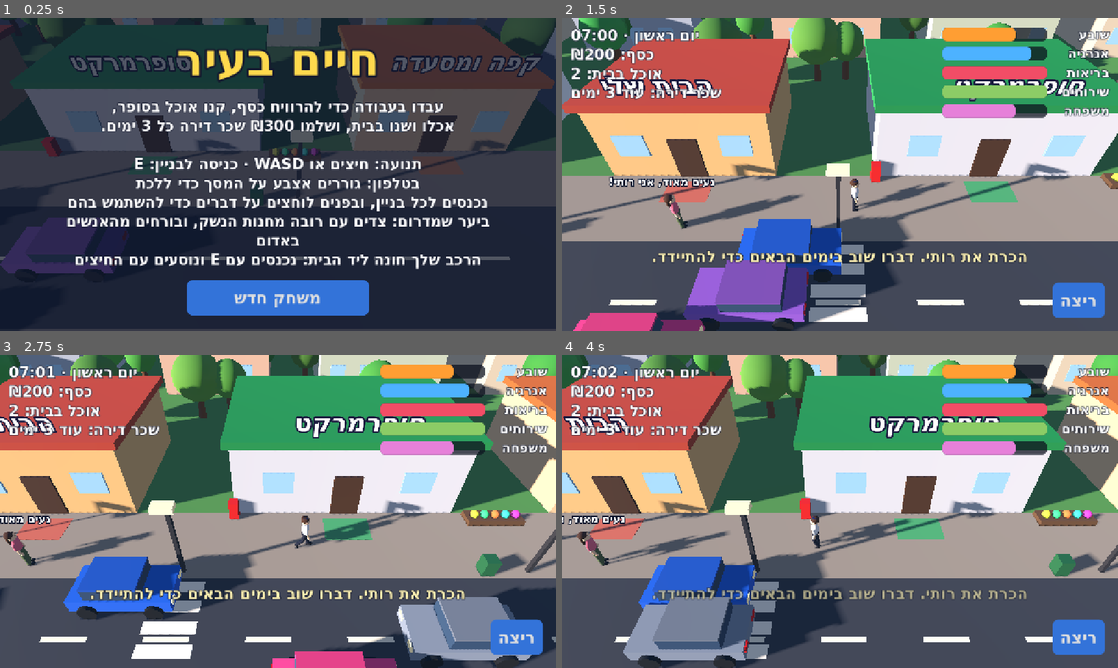
Above: before the commit, frames 1-4 (two rows, left to right).
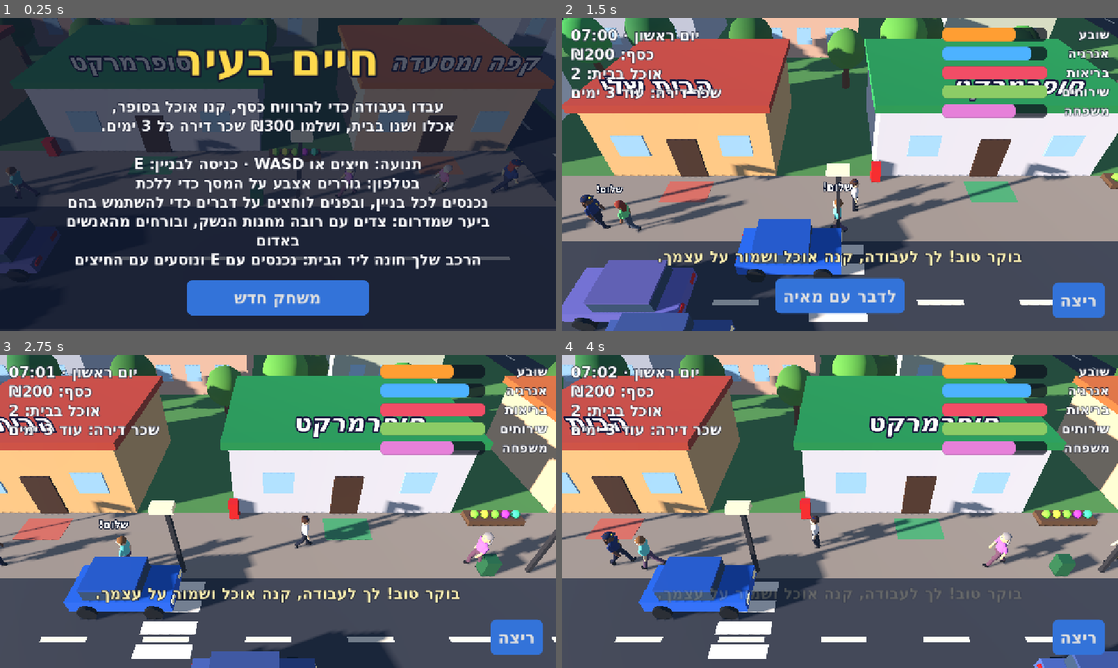
Above: after the commit, the same moments.

Repository: garyjoe/shneyor-games
Game: Godot game, scene res://main.tscn
Two runs of this game, one before a commit and one after it. Both use one fixed random seed, a clock stepped at 60 frames per second and the inputs below.
Inputs (mouse positions are in pixels of both pictures, inside the frame that each line leads up to):
- Up to frame 1 (0.25 s): no input
- Up to frame 2 (1.5 s): tap Enter at 0.5 s; move the mouse to (962, 158) at 0.52 s; hold Right (ui_right) 0.53-1.25 s; hold Shift 0.53-1.25 s; click (962, 158) at 0.67 s; tap Space at 0.77 s; drag from (728, 190) to (812, 237) at 1.27 s
- Up to frame 3 (2.75 s): move the mouse to (333, 442) at 2.02 s; hold Right (ui_right) from 2.03 s (still down); tap 1 at 2.1 s
- Up to frame 4 (4 s): release Right (ui_right) at 2.75 s; drag from (812, 574) to (673, 464) at 2.77 s; move the mouse to (1006, 558) at 3.52 s; hold Left (ui_left) from 3.53 s (still down); tap E at 3.6 s; tap Space at 3.77 s

The runs differ from the first frame. In frame 1, 6.1% of the frame differs, in the area x 0-100%, y 0-82%; in frame 2, 22%, in the area x 0-100%, y 0-100%; in frame 3, 18%; in frame 4, 17%.

Commit message:
Life in the City: a town you can roam, with police and a sea beach
- You are no longer confined to the main street: you can walk and drive
  behind the buildings, up three side streets to a second street, and on
  to the sea. The camera tilts down more steeply there so buildings do
  not hide you, and the apartment blocks are now solid.
- A second street with houses, street lamps, its own traffic and people.
- A police station on the second street, with an officer at the desk,
  cells and a patrol car. If you are robbed you can report it there and
  get part of the money back.
- Five police officers walk the streets. Robbers will not chase you
  while an officer is near them or near you.
- A sea beach along the whole north edge, with parasols, boats, a
  lifeguard tower and a spot to swim, alone or with the children.

Co-Authored-By: Claude Fable 5.2 <noreply@anthropic.com>
Claude-Session: https://claude.ai/code/session_01Dt6dxQhnMkF2JMR9WrQUqG

Diff:
--- a/games/life-city/main.gd
+++ b/games/life-city/main.gd
@@ -50,6 +50,7 @@
 	"music": {"origin": Vector3(1400, 0, -200), "half": Vector2(6, 5)},
 	"hall": {"origin": Vector3(1600, 0, -200), "half": Vector2(11, 8)},
 	"shul": {"origin": Vector3(1800, 0, -200), "half": Vector2(9, 7)},
+	"police": {"origin": Vector3(2000, 0, -200), "half": Vector2(9, 6.5)},
 }
 const ROOM_HINTS := {
 	"home": "בבית: מיטה, מקרר, ספה, שולחן אוכל, שירותים ומקלחת — לוחצים כדי להשתמש.",
@@ -63,6 +64,7 @@
 	"music": "לחצו על הגיטרה כדי לקנות אותה, או דברו עם המוכר על שיעור.",
 	"hall": "עולים לבמה ומופיעים עם הגיטרה. חברים שלך יבואו לראות.",
 	"shul": "בית הכנסת: עומדים ליד הבימה כדי להתפלל.",
+	"police": "תחנת המשטרה: מדווחים לשוטר בדלפק אם שדדו אותך.",
 }
 ## Hand jobs: carry something from one spot to another. Pay scales with your wage.
 const JOBS := {
@@ -215,6 +217,13 @@
 var run_on := false                 # the touch "run" toggle
 var running := false
 var run_button: Button
+const NORTH_Z := -44.0             # the second street, parallel to the first
+const SEA_Z := -64.0               # where the sand of the sea beach begins
+const NORTH_LIMIT := -73.0
+const CROSSINGS: Array[float] = [-47.75, 15.25, 82.0]   # side streets joining the two
+var cops: Array[Person] = []
+var cam_offset := Vector3(0, 11.5, 13.0)
+var stolen_last := 0               # money taken in the last robbery, not yet reported
 const KIDS: Array[int] = [1, 2, 3, 4]      # places of the children in `family`
 const KID_ROOMS: Array[float] = [13.6, 17.6, -13.6, -17.6]   # x of each child's bedroom
 const SCHOOL_DOOR := Vector3(126, 0, -4.7)
@@ -341,9 +350,8 @@
 
 
 func _building(key: String, title: String, x: float, w: float, h: float, wall: Color, roof: Color,
-		open_from: float, open_to: float) -> void:
+		open_from: float, open_to: float, z: float = -10.0) -> void:
 	var depth := 8.0
-	var z := -10.0
 	_box(Vector3(w, h, depth), Vector3(x, h * 0.5, z), _mat(wall))
 	_box(Vector3(w + 0.6, 0.4, depth + 0.6), Vector3(x, h + 0.2, z), _mat(roof))
 	_solid(Vector3(w, h, depth), Vector3(x, h * 0.5, z))
@@ -493,7 +501,13 @@
 			continue
 		_tree(pos)
 	for k in 16:
-		_tree(Vector3(rng.randf_range(-48, 48), 0, rng.randf_range(-26, -17)))
+		var back_tree := Vector3(rng.randf_range(-48, 48), 0, rng.randf_range(-21, -16))
+		var on_road := false
+		for cx in CROSSINGS:
+			if absf(back_tree.x - cx) < 5.0:
+				on_road = true
+		if not on_road:
+			_tree(back_tree)
 	_building("shul", "בית כנסת", -91, 11, 6.5, Color(0.9, 0.87, 0.78), Color(0.2, 0.3, 0.55), 6, 21)
 	_building("music", "חנות מוזיקה", -74, 9, 4.2, Color(0.55, 0.4, 0.6), Color(0.3, 0.18, 0.4), 9, 20)
 	_building("hall", "אולם הופעות", -58, 15, 8.5, Color(0.75, 0.3, 0.3), Color(0.35, 0.1, 0.12), 17, 24)
@@ -507,6 +521,7 @@
 	_build_school()
 	_build_playground()
 	_build_outskirts()
+	_build_north()
 	_building("guns", "חנות נשק", 40, 9, 4.2, Color(0.5, 0.52, 0.45), Color(0.25, 0.3, 0.2), 9, 19)
 
 	# Passers-by on the pavements, each with a name.
@@ -987,6 +1002,12 @@
 					_add_action("גיטרה · ₪%d" % GUITAR_PRICE, _buy_guitar)
 				elif skill < 15:
 					_add_action("שיעור נגינה (שעה) · ₪%d" % LESSON_PRICE, _lesson)
+			"police_desk":
+				if stolen_last > 0:
+					panel_text.text = _h("שדדו ממך ₪%d. אפשר להגיש תלונה, והמשטרה תנסה להחזיר את הכסף." % stolen_last)
+					_add_action("להגיש תלונה על השוד", _report_robbery)
+				else:
+					panel_text.text = _h("שלום! כאן שומרים על העיר. אם ישדדו אותך, בוא לדווח. בלילה כדאי ללכת ליד שוטרים.")
 			"farm":
 				panel_text.text = _h("ישר מהחווה, טרי וזול יותר מהסופר.")
 				_add_action("ביצים טריות · ₪5", _farm_buy.bind(5, 5))
@@ -1081,7 +1102,7 @@
 		player.position.z = clampf(player.position.z, room_origin.z - room_half.y, room_origin.z + room_half.y)
 	else:
 		player.position.x = clampf(player.position.x, WEST, EAST)
-		player.position.z = clampf(player.position.z, -5.6, FOREST_END)
+		player.position.z = clampf(player.position.z, NORTH_LIMIT, FOREST_END)
 	if driving:
 		if car_model != JEEP:
 			player.position.z = minf(player.position.z, FOREST_Z - 6.0)   # only the jeep goes among the trees
@@ -1120,9 +1141,9 @@
 				_say(n, "שבת שלום!" if _is_shabbat() else ("שלום %s!" % ("חבר" if n.level >= 3 else "")), 2.0)
 				n.hello_cool = 40.0
 		edge_cool = maxf(edge_cool - delta, 0.0)
-		if edge_cool <= 0.0 and (player.position.x <= WEST + 0.05 or player.position.x >= EAST - 0.05 or player.position.z >= FOREST_END - 0.05):
+		if edge_cool <= 0.0 and (player.position.x <= WEST + 0.05 or player.position.x >= EAST - 0.05 or player.position.z >= FOREST_END - 0.05 or player.position.z <= NORTH_LIMIT + 0.05):
 			edge_cool = 12.0
-			_toast("כאן נגמרת העיר. הגדר סוגרת את הדרך.")
+			_toast("המים כאן כבר עמוקים. שוחים רק ליד המציל." if player.position.z <= NORTH_LIMIT + 0.05 else "כאן נגמרת העיר. הגדר סוגרת את הדרך.")
 	_update_focus()
 	_update_forest(delta)
 	_update_hud()
@@ -1136,7 +1157,13 @@
 	if state == State.MENU:
 		want = Vector3(sin(Time.get_ticks_msec() * 0.0002) * 14.0, 1.0, -3.0)
 	cam_focus = cam_focus.lerp(want, 1.0 - exp(-5.0 * delta))
-	cam.position = cam_focus + (Vector3(0, 7.0, 6.5) if inside else (Vector3(0, 15.0, 16.0) if driving else Vector3(0, 11.5, 13.0)))
+	# North of the main street the camera looks down more steeply, so buildings do not hide you.
+	var outdoor := Vector3(0, 15.0, 16.0) if driving else Vector3(0, 11.5, 13.0)
+	if not inside and player.position.z < -6.0:
+		var steep := clampf((-6.0 - player.position.z) / 6.0, 0.0, 1.0)
+		outdoor = outdoor.lerp(Vector3(0, 19.0, 8.5) if driving else Vector3(0, 14.5, 6.0), steep)
+	cam_offset = cam_offset.lerp(Vector3(0, 7.0, 6.5) if inside else outdoor, 1.0 - exp(-4.0 * delta)) if not inside else Vector3(0, 7.0, 6.5)
+	cam.position = cam_focus + cam_offset
 	cam.look_at(cam_focus)
 	pad.queue_redraw()
 
@@ -1788,12 +1815,14 @@
 	if busy or state != State.PLAY:
 		return
 	match p.key:
-		"home", "market", "cafe", "work", "guns", "clinic", "diner", "build", "music", "hall", "shul":
+		"home", "market", "cafe", "work", "guns", "clinic", "diner", "build", "music", "hall", "shul", "police":
 			_enter_room(p)
 		"store_exit", "exit":
 			_leave_room()
 		"school":
 			_school_door()
+		"sea":
+			_swim()
 		"beach":
 			_beach()
 		"farm":
@@ -2158,6 +2187,12 @@
 			in_reach = not inside and not driving and here.z < FOREST_Z - 2.0
 		if t.chasing and (not in_reach or dist > 24.0 or rob_cool > 0.0):
 			t.chasing = false
+		var watched := false                 # robbers keep away when a police officer is close
+		for cop in cops:
+			if cop.root.position.distance_to(t.root.position) < 14.0 or cop.root.position.distance_to(here) < 10.0:
+				watched = true
+		if watched:
+			t.chasing = false
 		elif not t.chasing and in_reach and dist < (9.0 if t.town else 13.0) and rob_cool <= 0.0:
 			t.chasing = true
 			_toast("אדם רע באדום רודף אחריך! היכנס לבניין או לרכב!" if t.town else "אדם רע באדום רודף אחריך! ברח מהיער!")
@@ -2188,6 +2223,7 @@
 
 func _robbed() -> void:
 	var stolen := mini(money, maxi(50, int(money * 0.3)))
+	stolen_last += stolen
 	money -= stolen
 	health = maxf(health - 12.0, 1.0)
 	rob_cool = 18.0
@@ -2693,6 +2729,7 @@
 	_build_music_shop()
 	_build_hall()
 	_build_shul()
+	_build_police_room()
 
 
 func _build_home() -> void:
@@ -3039,6 +3076,7 @@
 ## An apartment block with rows of windows. Only scenery.
 func _block(pos: Vector3, size: Vector3, color: Color) -> void:
 	_box(size, pos + Vector3(0, size.y * 0.5, 0), _mat(color))
+	_solid(size, pos + Vector3(0, size.y * 0.5, 0))
 	_box(Vector3(size.x + 0.4, 0.3, size.z + 0.4), pos + Vector3(0, size.y + 0.15, 0), _mat(color.darkened(0.3)))
 	var floors := int(size.y / 3.0)
 	var columns := int(size.x / 2.6)
@@ -3053,7 +3091,13 @@
 	var palette: Array[Color] = [Color(0.78, 0.74, 0.66), Color(0.66, 0.7, 0.76), Color(0.8, 0.68, 0.6), Color(0.7, 0.75, 0.68)]
 	for k in 26:
 		var h := rng.randf_range(9.0, 19.0)
-		_block(Vector3(-168 + k * 15.0 + rng.randf_range(-1.5, 1.5), 0, -27), Vector3(rng.randf_range(9, 12), h, 9), palette[k % 4])
+		var bx := -168 + k * 15.0 + rng.randf_range(-1.5, 1.5)
+		var blocked := false
+		for cx in CROSSINGS:
+			if absf(bx - cx) < 9.5:
+				blocked = true                   # leave the side streets open
+		if not blocked:
+			_block(Vector3(bx, 0, -27), Vector3(rng.randf_range(9, 11), h, 9), palette[k % 4])
 	# Houses south of the road, east of the park.
 	for k in 4:
 		var hp := Vector3(52 + k * 9.5, 0, 14)
@@ -3405,7 +3449,7 @@
 ## The edge of town: a fence all round, and a gate with a raised boom where the road leaves.
 func _build_edges() -> void:
 	for x: float in [WEST - 1.6, EAST + 1.6]:
-		_fence(Vector3(x, 0, -6.5), Vector3(x, 0, -2.2))
+		_fence(Vector3(x, 0, NORTH_LIMIT - 1.0), Vector3(x, 0, -2.2))
 		_fence(Vector3(x, 0, 5.2), Vector3(x, 0, FOREST_END + 1.6))
 		var steel := _mat(Color(0.3, 0.32, 0.36))
 		for z: float in [-1.9, 4.9]:
@@ -4287,3 +4331,182 @@
 	else:
 		_toast("פספסת! הוא עדיין רודף אחריך.")
 	_update_hud()
+
+
+# ------------------------------------------- the north side and the sea ----
+
+func _report_robbery() -> void:
+	if _shabbat_block():
+		return
+	var back := int(stolen_last * 0.6)
+	money += back
+	stolen_last = 0
+	_play("pay")
+	_toast("השוטרים תפסו את השודד והחזירו לך ₪%d." % back)
+	_refresh_panel()
+
+
+func _build_police_room() -> void:
+	var o := _room("police", Color(0.45, 0.47, 0.5), Color(0.75, 0.8, 0.86))
+	var navy := Color(0.12, 0.2, 0.45)
+	_box(Vector3(5.0, 1.1, 1.0), o + Vector3(0, 0.55, -3.0), _mat(navy))
+	_box(Vector3(5.1, 0.08, 1.1), o + Vector3(0, 1.14, -3.0), _mat(Color(0.85, 0.85, 0.88)))
+	_solid(Vector3(5.0, 1.1, 1.0), o + Vector3(0, 0.55, -3.0))
+	var desk_cop := _officer()
+	desk_cop.root.position = o + Vector3(0, 0, -4.2)
+	add_child(desk_cop.root)
+	_tag("יומנאי", desk_cop.root.position + Vector3(0, 2.7, 0))
+	var spot := _spot("police", "police_desk", "תחנת משטרה", "לדבר עם השוטר", o + Vector3(0, 0, -1.6))
+	_handle(desk_cop.root, "police", _interact.bind(spot))
+	# Two holding cells with bars along the back wall.
+	for side: float in [-1.0, 1.0]:
+		var cell := o + Vector3(side * 6.2, 0, -5.2)
+		_box(Vector3(3.6, 0.03, 2.6), cell + Vector3(0, 0.02, 0), _mat(Color(0.3, 0.3, 0.33)))
+		for k in 8:
+			_box(Vector3(0.08, 2.6, 0.08), cell + Vector3(-1.6 + k * 0.46, 1.3, 1.3), _mat(Color(0.2, 0.2, 0.22)))
+		_box(Vector3(3.6, 0.1, 0.1), cell + Vector3(0, 2.6, 1.3), _mat(Color(0.2, 0.2, 0.22)))
+		_box(Vector3(1.8, 0.4, 0.8), cell + Vector3(0, 0.2, -0.7), _mat(Color(0.5, 0.5, 0.52)))
+		_solid(Vector3(3.6, 2.6, 0.2), cell + Vector3(0, 1.3, 1.3))
+	# Notice board, filing cabinets and waiting chairs.
+	_box(Vector3(2.4, 1.4, 0.08), o + Vector3(0, 2.4, -6.45), _mat(Color(0.55, 0.4, 0.25)))
+	for k in 6:
+		_box(Vector3(0.5, 0.4, 0.03), o + Vector3(-0.8 + (k % 3) * 0.8, 2.1 + (k / 3) * 0.6, -6.4), _mat(Color(0.95, 0.95, 0.9)))
+	for k in 3:
+		_box(Vector3(0.8, 1.6, 0.6), o + Vector3(6.5 + k * 0.85, 0.8, 2.5), _mat(Color(0.5, 0.52, 0.55)))
+	for x: float in [-6.5, -5.3]:
+		_chair(o + Vector3(x, 0, 2.5), 1.0, navy)
+
+
+## A police officer: navy uniform, cap with a badge.
+func _officer() -> Person:
+	var cop := _make_person(Color(0.12, 0.2, 0.45), Color(0.1, 0.12, 0.25))
+	_ball(0.21, Vector3(0, 1.88, -0.02), _mat(Color(0.1, 0.14, 0.32)), cop.root, Vector3(1.05, 0.45, 1.05))
+	_box(Vector3(0.3, 0.03, 0.16), Vector3(0, 1.86, 0.2), _mat(Color(0.08, 0.1, 0.2)), cop.root)
+	_box(Vector3(0.07, 0.07, 0.02), Vector3(0, 1.92, 0.2), _mat(Color(0.95, 0.8, 0.2)), cop.root)
+	_box(Vector3(0.08, 0.09, 0.02), Vector3(0.1, 1.38, 0.19), _mat(Color(0.95, 0.8, 0.2)), cop.root)
+	return cop
+
+
+func _build_north() -> void:
+	var asphalt := _mat(Color(0.25, 0.26, 0.29))
+	var paving := _mat(Color(0.58, 0.56, 0.53))
+	var white := _mat(Color(0.9, 0.9, 0.85))
+	var span := EAST - WEST + 6.0
+	var mid := (EAST + WEST) * 0.5
+	# The second street.
+	_box(Vector3(span, 0.04, 6), Vector3(mid, 0.02, NORTH_Z), asphalt)
+	_box(Vector3(span, 0.04, 2.4), Vector3(mid, 0.015, NORTH_Z + 4.2), paving)
+	_box(Vector3(span, 0.04, 2.4), Vector3(mid, 0.015, NORTH_Z - 4.2), paving)
+	for k in range(int(WEST / 4.0), int(EAST / 4.0)):
+		_box(Vector3(1.8, 0.02, 0.2), Vector3(k * 4.0, 0.05, NORTH_Z), white)
+	for x in range(int(WEST) + 10, int(EAST), 20):
+		_box(Vector3(0.18, 4.2, 0.18), Vector3(x, 2.1, NORTH_Z + 3.3), _mat(Color(0.2, 0.2, 0.22)))
+		_box(Vector3(0.9, 0.25, 0.5), Vector3(x, 4.2, NORTH_Z + 3.0), lamp_mat)
+	# Side streets joining the two streets.
+	for cx in CROSSINGS:
+		_box(Vector3(4.6, 0.04, -NORTH_Z - 4.5), Vector3(cx, 0.025, (NORTH_Z + 3.0 - 1.5) * 0.5), asphalt)
+		for k in 9:
+			_box(Vector3(0.2, 0.02, 1.6), Vector3(cx, 0.055, -5.0 - k * 4.0), white)
+
+	# Police station, with a patrol car outside.
+	_building("police", "תחנת משטרה", 0, 13, 6.0, Color(0.82, 0.86, 0.92), Color(0.12, 0.2, 0.45), 0, 24, NORTH_Z - 10.0)
+	var patrol := _make_car(Color(0.95, 0.95, 0.97))
+	patrol.position = Vector3(9, 0, NORTH_Z - 4.6)
+	patrol.rotation.y = PI * 0.5
+	_box(Vector3(1.92, 0.3, 1.2), Vector3(0, 0.75, 0.9), _mat(Color(0.12, 0.2, 0.45)), patrol)
+	_box(Vector3(0.9, 0.16, 0.3), Vector3(0, 1.75, -0.25), _mat(Color(0.2, 0.35, 0.95)), patrol)
+	_solid(Vector3(4.2, 1.6, 1.9), patrol.position + Vector3(0, 0.8, 0))
+
+	# Houses along the north side of the second street.
+	var palette: Array[Color] = [Color(0.82, 0.74, 0.6), Color(0.68, 0.76, 0.8), Color(0.8, 0.66, 0.62), Color(0.72, 0.78, 0.66), Color(0.9, 0.85, 0.7)]
+	var count := 0
+	for x in range(int(WEST) + 12, int(EAST) - 6, 17):
+		if absf(x) < 16.0:
+			continue                         # the police station stands here
+		var hp := Vector3(x, 0, NORTH_Z - 10.5)
+		var tall := 3.8 + (count % 3) * 1.6
+		_box(Vector3(9, tall, 7), hp + Vector3(0, tall * 0.5, 0), _mat(palette[count % 5]))
+		_box(Vector3(9.6, 0.4, 7.6), hp + Vector3(0, tall + 0.2, 0), _mat(Color(0.55, 0.22, 0.18) if count % 2 == 0 else Color(0.3, 0.32, 0.38)))
+		_box(Vector3(1.3, 2.3, 0.1), hp + Vector3(0, 1.15, 3.53), _mat(Color(0.3, 0.2, 0.12)))
+		for f in int(tall / 3.0):
+			for sx: float in [-2.8, 2.8]:
+				_box(Vector3(1.5, 1.2, 0.1), hp + Vector3(sx, 2.1 + f * 3.0, 3.53), window_mat)
+		_solid(Vector3(9, tall, 7), hp + Vector3(0, tall * 0.5, 0))
+		if count % 2 == 0:
+			_tree(hp + Vector3(6.3, 0, 1.5))
+		count += 1
+
+	# The sea: a long sandy beach, and water to the horizon.
+	_box(Vector3(span, 0.04, 11.0), Vector3(mid, 0.02, SEA_Z - 5.0), _mat(Color(0.78, 0.7, 0.48)))
+	_box(Vector3(span + 200.0, 0.06, 120.0), Vector3(mid, 0.03, SEA_Z - 70.0), _mat(Color(0.15, 0.45, 0.8)))
+	_box(Vector3(span, 0.07, 1.2), Vector3(mid, 0.035, SEA_Z - 10.4), _mat(Color(0.85, 0.95, 1.0)))       # surf
+	for k in 14:
+		var px := Vector3(WEST + 14.0 + k * 24.0, 0, SEA_Z - 4.0 - (k % 2) * 2.0)
+		_box(Vector3(0.1, 2.2, 0.1), px + Vector3(0, 1.1, 0), _mat(Color(0.9, 0.9, 0.9)))
+		_ball(1.3, px + Vector3(0, 2.3, 0), _mat(Color.from_hsv(k * 0.17, 0.7, 0.95)), self, Vector3(1.0, 0.3, 1.0))
+		_box(Vector3(0.8, 0.12, 1.8), px + Vector3(1.3, 0.25, 0), _mat(Color(0.95, 0.95, 0.9)))
+	for k in 4:
+		var boat := Vector3(WEST + 50.0 + k * 85.0, 0.2, SEA_Z - 24.0 - (k % 2) * 14.0)
+		_box(Vector3(3.6, 0.6, 1.4), boat, _mat(Color(0.9, 0.9, 0.92)))
+		_box(Vector3(0.08, 3.0, 0.08), boat + Vector3(0, 1.6, 0), _mat(Color(0.4, 0.3, 0.2)))
+		_box(Vector3(0.04, 2.2, 1.6), boat + Vector3(0, 1.8, 0.4), _mat(Color.from_hsv(k * 0.25, 0.6, 0.95)))
+	# Lifeguard tower and the swimming spot.
+	var tower := Vector3(12, 0, SEA_Z - 3.0)
+	for sx: float in [-0.9, 0.9]:
+		for sz: float in [-0.9, 0.9]:
+			_box(Vector3(0.14, 2.6, 0.14), tower + Vector3(sx, 1.3, sz), _mat(Color(0.5, 0.35, 0.2)))
+	_box(Vector3(2.4, 0.15, 2.4), tower + Vector3(0, 2.6, 0), _mat(Color(0.5, 0.35, 0.2)))
+	_box(Vector3(2.2, 1.4, 2.0), tower + Vector3(0, 3.4, -0.1), _mat(Color(0.95, 0.9, 0.2)))
+	_box(Vector3(2.6, 0.15, 2.6), tower + Vector3(0, 4.2, 0), _mat(Color(0.85, 0.15, 0.12)))
+	_solid(Vector3(2.4, 2.6, 2.4), tower + Vector3(0, 1.3, 0))
+	_sign("חוף הים", Vector3(0, 3.4, SEA_Z + 1.6), 96)
+	_box(Vector3(0.18, 3.0, 0.18), Vector3(0, 1.5, SEA_Z + 1.6), _mat(Color(0.2, 0.2, 0.22)))
+	_box(Vector3(2.6, 0.05, 1.6), Vector3(0, 0.05, SEA_Z - 7.5), _mat(Color(0.95, 0.75, 0.2)))
+	var swim := Place.new()
+	swim.key = "sea"
+	swim.title = "חוף הים"
+	swim.prompt = "לשחות בים"
+	swim.door = Vector3(0, 0, SEA_Z - 7.5)
+	places.append(swim)
+
+	# Traffic and people on the second street, and police officers on patrol.
+	for k in 6:
+		var t := _make_car(Color.from_hsv(rng.randf(), rng.randf_range(0.2, 0.75), rng.randf_range(0.5, 0.95)))
+		var east := k % 2 == 0
+		t.position = Vector3(rng.randf_range(WEST, EAST), 0, NORTH_Z + (1.5 if east else -1.5))
+		t.rotation.y = PI * 0.5 if east else -PI * 0.5
+		t.set_meta("dir", 1.0 if east else -1.0)
+		t.set_meta("top", rng.randf_range(7.0, 11.0))
+		t.set_meta("speed", 8.0)
+		traffic.append(t)
+	for k in 14:
+		var n := _make_person(Color.from_hsv(rng.randf(), 0.5, 0.88), Color.from_hsv(rng.randf(), 0.3, 0.42))
+		n.dir = 1.0 if k % 2 == 0 else -1.0
+		n.speed = rng.randf_range(1.6, 2.6)
+		n.root.position = Vector3(rng.randf_range(WEST + 4.0, EAST - 4.0), 0, NORTH_Z + (4.2 if k % 2 == 0 else -4.2))
+		_add_townsperson(n)
+	var beats: Array[Vector3] = [Vector3(-30, 0, -2.4), Vector3(60, 0, 5.6), Vector3(-90, 0, NORTH_Z + 4.4), Vector3(40, 0, NORTH_Z - 4.4), Vector3(10, 0, -2.6)]
+	for k in beats.size():
+		var cop := _officer()
+		cop.dir = 1.0 if k % 2 == 0 else -1.0
+		cop.speed = 1.9
+		cop.root.position = beats[k]
+		_add_townsperson(cop)
+		cop.name = "השוטר " + ["אבנר", "גלית", "שמעון", "נועם", "אורית"][k]
+		cops.append(cop)
+
+
+func _swim() -> void:
+	if energy < 12.0:
+		_toast("אתה עייף מדי לשחות עכשיו.")
+		return
+	var with_kids := kids == 4
+	_time_skip("שוחים בים...", func() -> void:
+		_skip(1.0, "awake")
+		energy = maxf(energy - 5.0, 0.0)
+		health = minf(health + 6.0, 100.0)
+		if with_kids:
+			family_joy = minf(family_joy + 12.0, 100.0)
+			for k: int in KIDS:
+				_say(family[k], "המים נעימים!", 5.0)
+		_toast("שחית בים עם הילדים. איזה יום!" if with_kids else "שחית בים. מרענן ובריא."))
